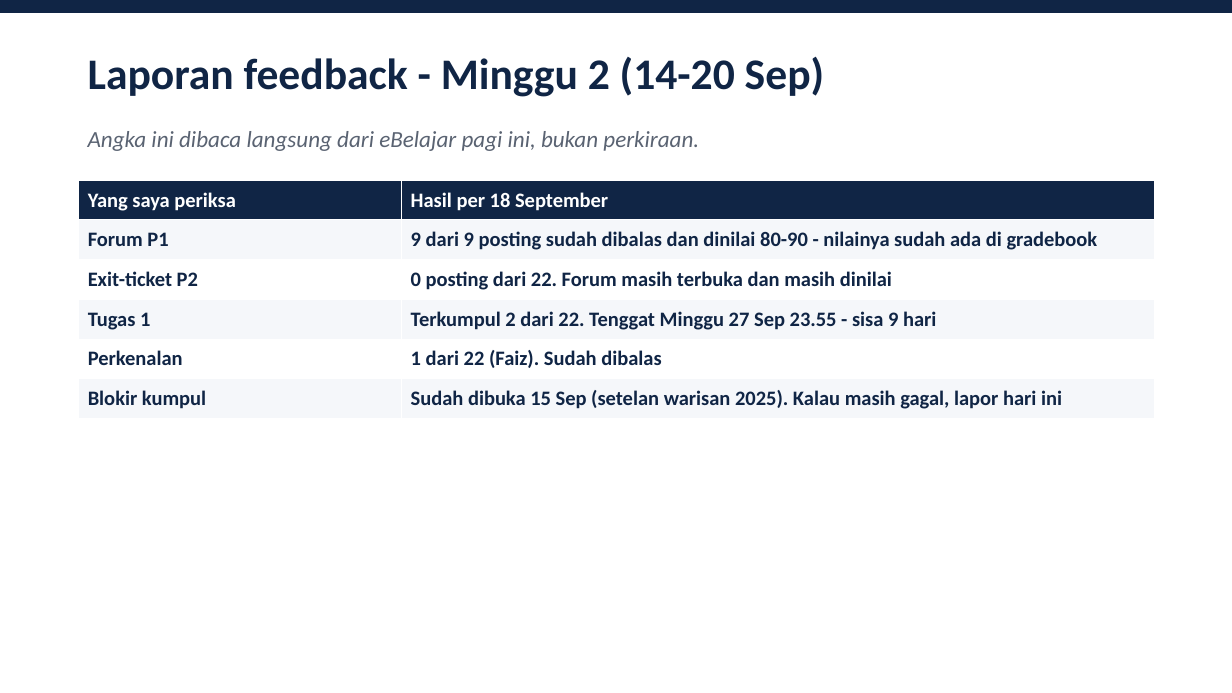
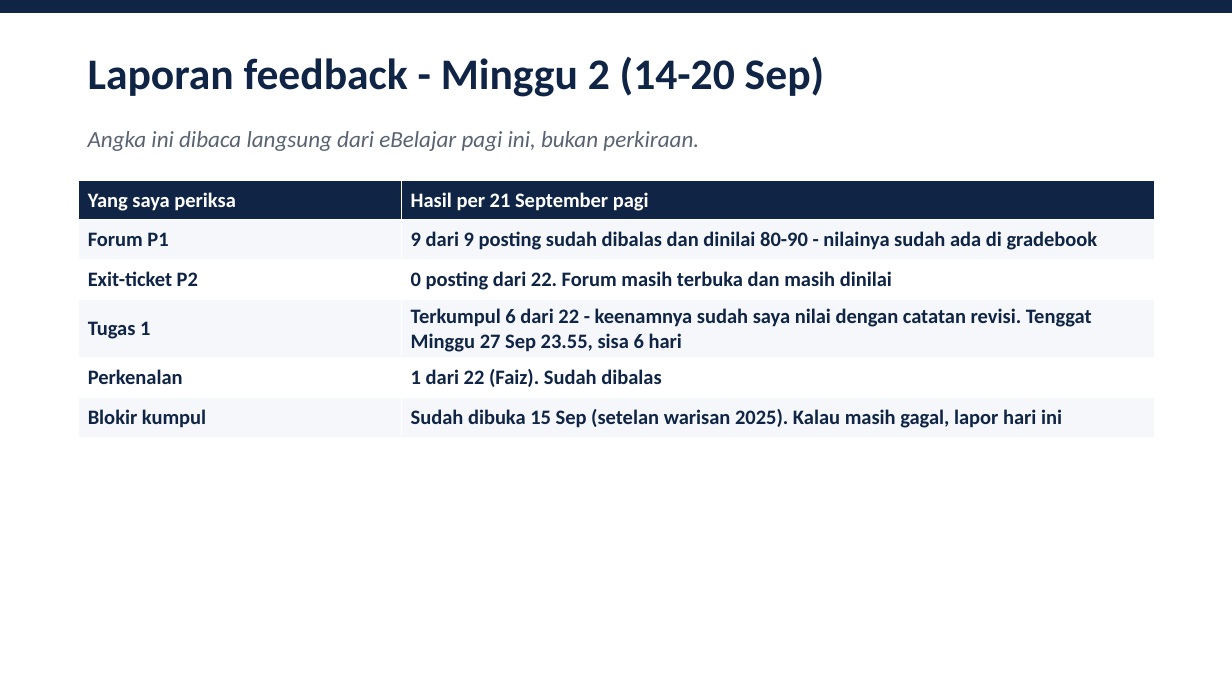
Before and after one commit to neimasilk/ebelajar, a slide deck: slide 2 of ganjil-2026-2027/pembelajaran-mesin/PM_A_Pertemuan3_Ganjil2026.pptx. Drawn at 1232x693 pixels with LibreOffice and Linux fonts; fonts in the diff are those of the drawing. Boxes give left, top, right and bottom in pixels: in the first picture for what was removed or moved away, otherwise in the second. Text is boxed around its words. In the diff, an @@ line names an element or a change of style, - is before the commit and + after.

```diff
--- a/ganjil-2026-2027/pembelajaran-mesin/PM_A_Pertemuan3_Ganjil2026.pptx
+++ b/ganjil-2026-2027/pembelajaran-mesin/PM_A_Pertemuan3_Ganjil2026.pptx
@@ table at (79, 180, 1155, 432) @@
-row 1, column 2: Hasil per 18 September
+row 1, column 2: Hasil per 21 September pagi
-row 4, column 2: Terkumpul 2 dari 22. Tenggat Minggu 27 Sep 23.55 - sisa 9 hari
+row 4, column 2: Terkumpul 6 dari 22 - keenamnya sudah saya nilai dengan catatan revisi. Tenggat Minggu 27 Sep 23.55, sisa 6 hari
```
Also in this commit, not shown: 1 other slide changed, 1 slide added, 2 other files.
